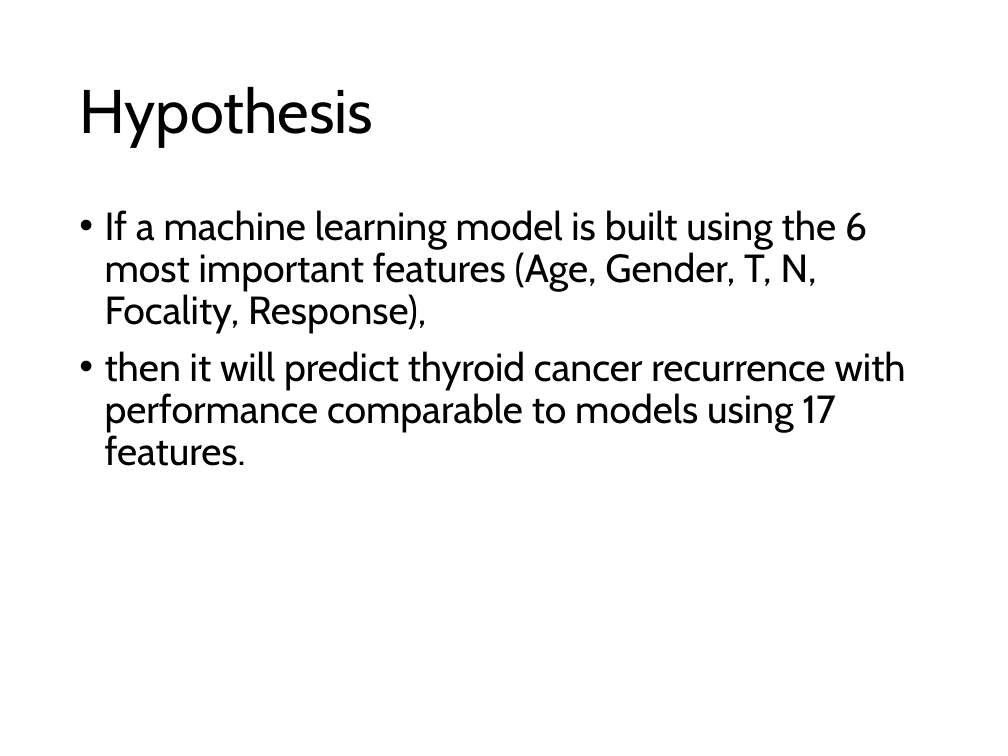
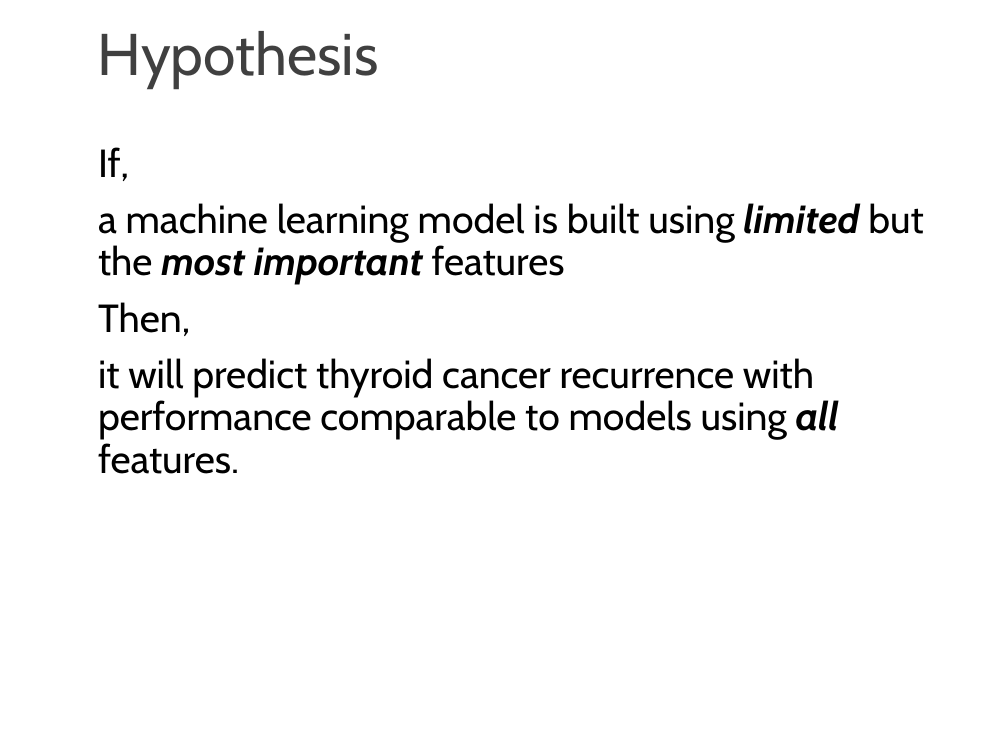
Before and after one commit to josh-dcosta/pjas-thyroid, a slide deck: slide 9 of presentation/Thyroid_Cancer_Recurrence_Presentation.pptx (slide 8 before the commit). Drawn at 1008x756 pixels with LibreOffice and Linux fonts; fonts in the diff are those of the drawing. Boxes give left, top, right and bottom in pixels: in the first picture for what was removed or moved away, otherwise in the second. Text is boxed around its words. In the diff, an @@ line names an element or a change of style, - is before the commit and + after.

```diff
--- a/presentation/Thyroid_Cancer_Recurrence_Presentation.pptx
+++ b/presentation/Thyroid_Cancer_Recurrence_Presentation.pptx
@@ text "Hypothesis": place and size @@
-text "Hypothesis" at [79, 86, 373, 147]
+text "Hypothesis" at [98, 31, 379, 87]
@@ text "Hypothesis" at [98, 31, 379, 87]: size 44 to 42 pt, text colour #000000 to #404040; vertical alignment middle to top @@
@@ text at [98, 147, 923, 474]: text changed @@
-• If a machine learning model is built using the 6 most important features (Age, Gender, T, N, Focality, Response),
-• then it will predict thyroid cancer recurrence with performance comparable to models using 17 features.
+If,
+a machine learning model is built using limited but the most important features
+Then,
+it will predict thyroid cancer recurrence with performance comparable to models using all features.
```
Also in this commit, not shown: 13 other slides changed, 7 slides added, 4 slides removed.
